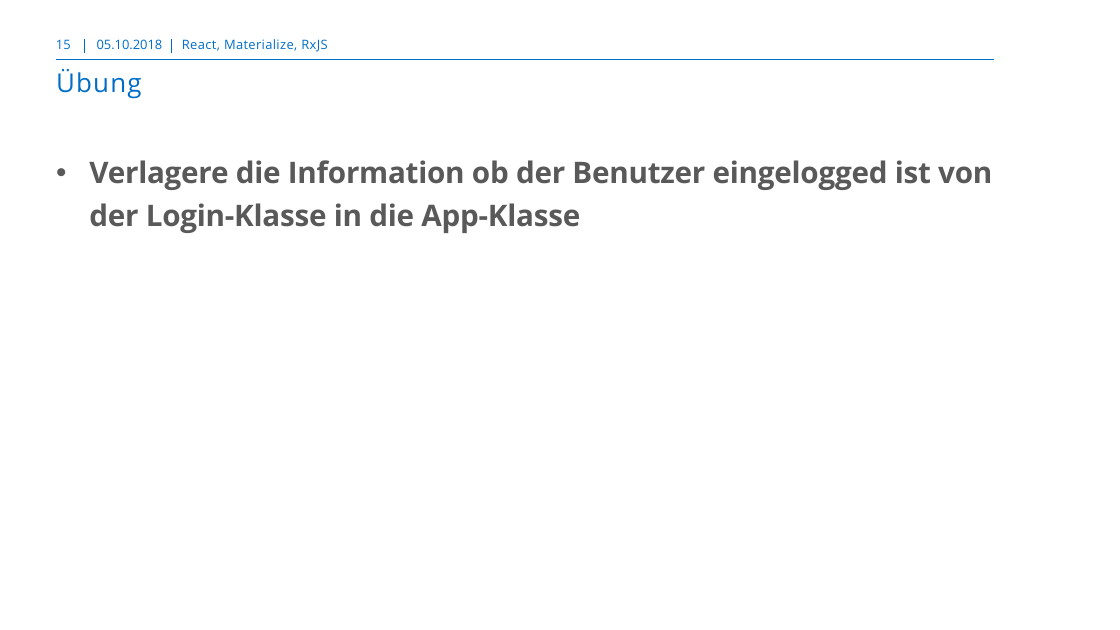
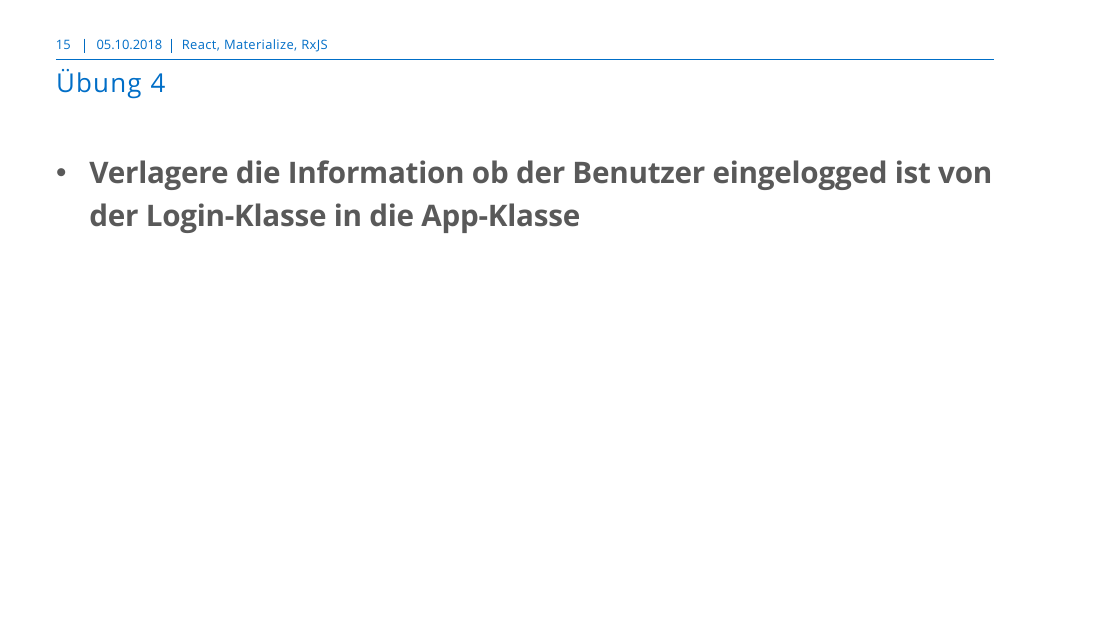
Before and after one commit to markusborer/ReactSample, a slide deck: slide 15 of React.pptx. Drawn at 1120x630 pixels with LibreOffice and Linux fonts; fonts in the diff are those of the drawing; background and template pictures are left out. Boxes give left, top, right and bottom in pixels: in the first picture for what was removed or moved away, otherwise in the second. Text is boxed around its words. In the diff, an @@ line names an element or a change of style, - is before the commit and + after.

```diff
--- a/React.pptx
+++ b/React.pptx
@@ title at (x1=56, y1=69, x2=166, y2=99): text changed @@
-Übung
+Übung 4
```
Also in this commit, not shown: 1 other slide changed.
